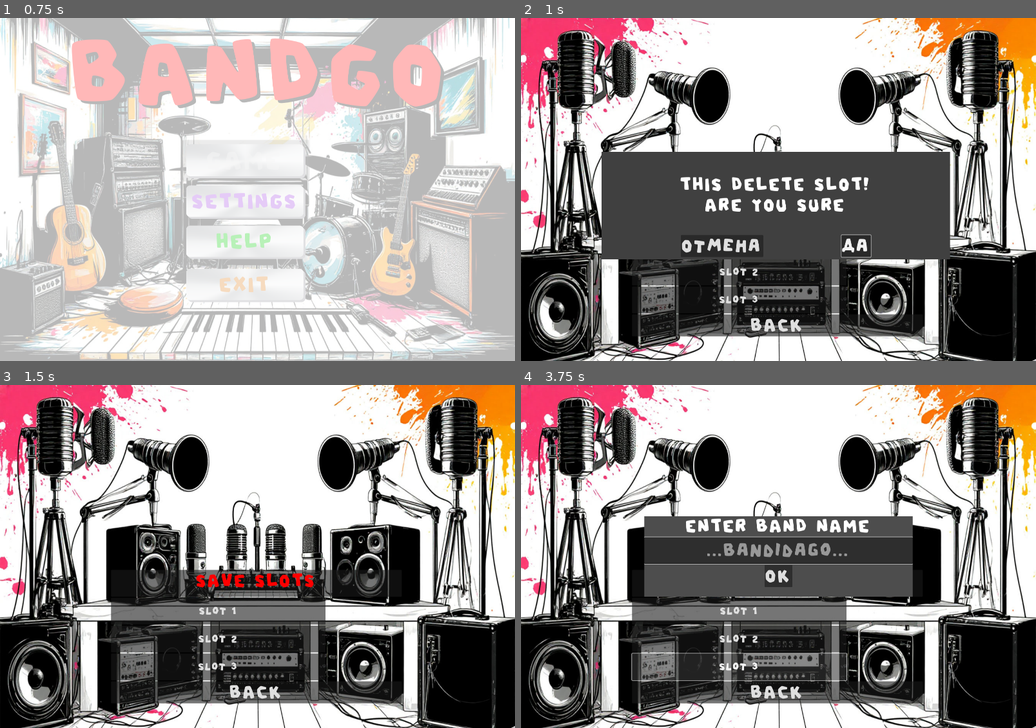
Above: before the commit, frames 1-4 (two rows, left to right).
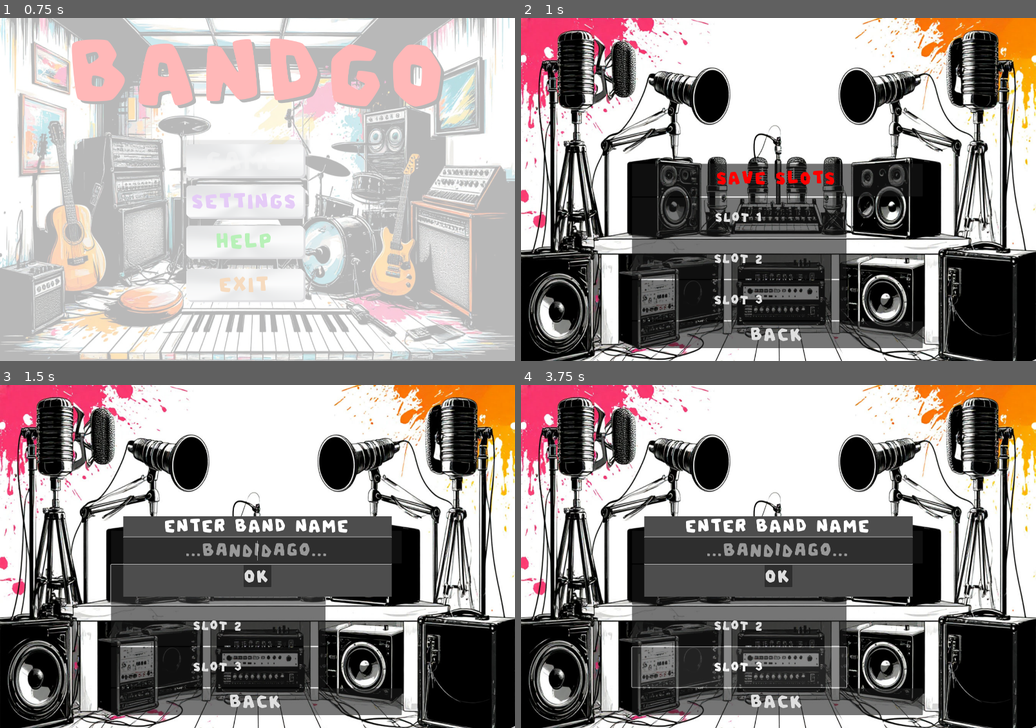
Above: after the commit, the same moments.

Repository: otumno/Bandgo
Game: Godot game, scene res://project/scenes/StartMenu.tscn
The game is run twice, just before and just after one commit, with the same random seed, the same clock (stepped at 60 frames per second) and the same inputs. Sound files missing from this copy of the repository are replaced by a short silence.
Inputs (mouse positions are in pixels of both pictures, inside the frame that each line leads up to):
- Up to frame 1 (0.75 s): click "GAME" at 0.5 s
- Up to frame 2 (1 s): no input
- Up to frame 3 (1.5 s): click "Slot 1" at 1.25 s
- Up to frame 4 (3.75 s): click "Slot 2" at 2 s; click (778, 549) at 2.77 s; type "Alex" at 2.85 s; click "Slot 3" at 3.5 s

Frame 1 is identical in both runs. In frame 2, 21% of the frame differs, in the area x 15-84%, y 39-97%; in frame 3, 14%; in frame 4, 3.6%.
Error before the commit: Parse Error: Member "confirmed" redefined (original in native class 'ConfirmationDialog') (res://project/scripts/ConfirmationDialog.gd:3)

Commit message:
Stable version

Diff:
--- a/project/scenes/Game.tscn
+++ b/project/scenes/Game.tscn
@@ -1,11 +1,16 @@
-[gd_scene load_steps=5 format=3 uid="uid://crxvqga1dtvbn"]
+[gd_scene load_steps=7 format=3 uid="uid://crxvqga1dtvbn"]
 
+[ext_resource type="Script" uid="uid://chnxutp3hdm6t" path="res://project/scripts/SceneAudioHandler.gd" id="1_cqeua"]
 [ext_resource type="Texture2D" uid="uid://cbweq7e7c7pcd" path="res://project/assets/textures/6f018d8a158211f0a4402e814483879f_1.jpg" id="1_kgxh5"]
+[ext_resource type="AudioStream" uid="uid://b4jjpfmqfkqyo" path="res://project/assets/sounds/exciting-news-rock-162214.mp3" id="2_twjpx"]
 [ext_resource type="Theme" uid="uid://3pqwyww8rrpc" path="res://project/themes/new_theme.tres" id="4_cqeua"]
 [ext_resource type="Script" uid="uid://dthlr8d31egeg" path="res://project/scripts/SceneTransitionButton.gd" id="5_twjpx"]
 [ext_resource type="AudioStream" uid="uid://b3frfc43b7rdu" path="res://project/assets/sounds/zapsplat_musical_guitar_acoustic_nylon_grab_neck_strings_002_56231.mp3" id="6_m7itv"]
 
 [node name="Game" type="Node2D"]
+script = ExtResource("1_cqeua")
+use_local_music = true
+local_music = ExtResource("2_twjpx")
 
 [node name="TextureRect" type="TextureRect" parent="."]
 offset_right = 1920.0
--- a/project/scenes/Settings.tscn
+++ b/project/scenes/Settings.tscn
@@ -1,10 +1,11 @@
-[gd_scene load_steps=6 format=3 uid="uid://ctmu7som52is8"]
+[gd_scene load_steps=7 format=3 uid="uid://ctmu7som52is8"]
 
 [ext_resource type="Script" uid="uid://chnxutp3hdm6t" path="res://project/scripts/SceneAudioHandler.gd" id="1_f4qhj"]
 [ext_resource type="Texture2D" uid="uid://bcyhrjy1j7hmr" path="res://project/assets/textures/1d71f10d158211f0a0f4d27cdd667232_1.jpg" id="1_tm1kl"]
 [ext_resource type="Script" uid="uid://c76uhy1vlvt8" path="res://project/scripts/PulsingBackground.gd" id="2_frogo"]
 [ext_resource type="Theme" uid="uid://3pqwyww8rrpc" path="res://project/themes/new_theme.tres" id="4_2rv71"]
 [ext_resource type="Script" uid="uid://dthlr8d31egeg" path="res://project/scripts/SceneTransitionButton.gd" id="5_dwab4"]
+[ext_resource type="AudioStream" uid="uid://b3frfc43b7rdu" path="res://project/assets/sounds/zapsplat_musical_guitar_acoustic_nylon_grab_neck_strings_002_56231.mp3" id="6_f4qhj"]
 
 [node name="Settimgs" type="Node2D"]
 script = ExtResource("1_f4qhj")
@@ -17,15 +18,20 @@
 bpm = 100
 beat_pattern = [false, true, true, true, true, false, true, true, true, false, true, true, true, false, true, true]
 max_scale = 1.01
+metadata/_edit_lock_ = true
 
-[node name="Button" type="Button" parent="TextureRect"]
-layout_mode = 0
+[node name="Button" type="Button" parent="."]
+custom_minimum_size = Vector2(319.695, 150)
 offset_left = 802.0
 offset_top = 1064.0
-offset_right = 985.0
+offset_right = 1008.0
 offset_bottom = 1163.0
 theme = ExtResource("4_2rv71")
 action_mode = 0
 text = "BACK"
 script = ExtResource("5_dwab4")
+target_scene_path = "uid://drwceegmg3f64"
+transition_sound = ExtResource("6_f4qhj")
+transition_duration = 0.3
+fade_color = Color(1, 1, 1, 1)
 metadata/_edit_use_anchors_ = true
--- a/project/scenes/SlotSelection.tscn
+++ b/project/scenes/SlotSelection.tscn
@@ -39,20 +39,21 @@
 unique_name_in_owner = true
 layout_mode = 0
 offset_left = 414.0
-offset_top = 690.0
+offset_top = 544.0
 offset_right = 1498.0
 offset_bottom = 1202.0
 script = ExtResource("4_vuudk")
 
 [node name="Panel" type="Panel" parent="SlotManager/SlotUI"]
-custom_minimum_size = Vector2(0, 100)
+custom_minimum_size = Vector2(0, 122.045)
 layout_mode = 2
 
 [node name="Title" type="Label" parent="SlotManager/SlotUI/Panel"]
 layout_mode = 2
-offset_top = 4.0
-offset_right = 1083.0
-offset_bottom = 78.0
+offset_left = 0.085
+offset_top = 17.395
+offset_right = 1083.08
+offset_bottom = 91.395
 theme = ExtResource("3_da7fl")
 theme_override_colors/font_color = Color(1, 0, 0, 1)
 text = "SAVE SLOTS"
@@ -61,62 +62,66 @@
 
 [node name="HBoxContainer" type="HBoxContainer" parent="SlotManager/SlotUI"]
 unique_name_in_owner = true
+custom_minimum_size = Vector2(0, 150)
+layout_mode = 2
+
+[node name="Slot1Button" type="Button" parent="SlotManager/SlotUI/HBoxContainer"]
+unique_name_in_owner = true
+custom_minimum_size = Vector2(800, 0)
+layout_mode = 2
+theme = ExtResource("3_da7fl")
+theme_override_font_sizes/font_size = 50
+
+[node name="DeleteSlot1" type="Button" parent="SlotManager/SlotUI/HBoxContainer"]
+unique_name_in_owner = true
+custom_minimum_size = Vector2(280, 0)
+layout_mode = 2
+theme = ExtResource("3_da7fl")
+theme_override_font_sizes/font_size = 50
+text = "DELETE"
+
+[node name="HBoxContainer2" type="HBoxContainer" parent="SlotManager/SlotUI"]
+unique_name_in_owner = true
+custom_minimum_size = Vector2(0, 150)
+layout_mode = 2
+
+[node name="Slot2Button" type="Button" parent="SlotManager/SlotUI/HBoxContainer2"]
+unique_name_in_owner = true
+custom_minimum_size = Vector2(800, 0)
+layout_mode = 2
+theme = ExtResource("3_da7fl")
+theme_override_font_sizes/font_size = 50
+
+[node name="DeleteSlot2" type="Button" parent="SlotManager/SlotUI/HBoxContainer2"]
+unique_name_in_owner = true
+custom_minimum_size = Vector2(280, 0)
+layout_mode = 2
+theme = ExtResource("3_da7fl")
+theme_override_font_sizes/font_size = 50
+text = "DELETE"
+
+[node name="HBoxContainer3" type="HBoxContainer" parent="SlotManager/SlotUI"]
+unique_name_in_owner = true
+custom_minimum_size = Vector2(0, 150)
+layout_mode = 2
+
+[node name="Slot3Button" type="Button" parent="SlotManager/SlotUI/HBoxContainer3"]
+unique_name_in_owner = true
+custom_minimum_size = Vector2(800, 0)
+layout_mode = 2
+theme = ExtResource("3_da7fl")
+theme_override_font_sizes/font_size = 50
+
+[node name="DeleteSlot3" type="Button" parent="SlotManager/SlotUI/HBoxContainer3"]
+unique_name_in_owner = true
+custom_minimum_size = Vector2(280, 0)
+layout_mode = 2
+theme = ExtResource("3_da7fl")
+theme_override_font_sizes/font_size = 50
+text = "DELETE"
+
+[node name="BackButton" type="Button" parent="SlotManager/SlotUI"]
 custom_minimum_size = Vector2(0, 100)
-layout_mode = 2
-
-[node name="Slot1Button" type="Button" parent="SlotManager/SlotUI/HBoxContainer"]
-unique_name_in_owner = true
-custom_minimum_size = Vector2(800, 0)
-layout_mode = 2
-theme = ExtResource("3_da7fl")
-theme_override_font_sizes/font_size = 40
-
-[node name="DeleteSlot1" type="Button" parent="SlotManager/SlotUI/HBoxContainer"]
-unique_name_in_owner = true
-custom_minimum_size = Vector2(280, 0)
-layout_mode = 2
-theme = ExtResource("3_da7fl")
-theme_override_font_sizes/font_size = 40
-
-[node name="HBoxContainer2" type="HBoxContainer" parent="SlotManager/SlotUI"]
-unique_name_in_owner = true
-custom_minimum_size = Vector2(0, 100)
-layout_mode = 2
-
-[node name="Slot2Button" type="Button" parent="SlotManager/SlotUI/HBoxContainer2"]
-unique_name_in_owner = true
-custom_minimum_size = Vector2(800, 0)
-layout_mode = 2
-theme = ExtResource("3_da7fl")
-theme_override_font_sizes/font_size = 40
-
-[node name="DeleteSlot2" type="Button" parent="SlotManager/SlotUI/HBoxContainer2"]
-unique_name_in_owner = true
-custom_minimum_size = Vector2(280, 0)
-layout_mode = 2
-theme = ExtResource("3_da7fl")
-theme_override_font_sizes/font_size = 40
-
-[node name="HBoxContainer3" type="HBoxContainer" parent="SlotManager/SlotUI"]
-unique_name_in_owner = true
-custom_minimum_size = Vector2(0, 100)
-layout_mode = 2
-
-[node name="Slot3Button" type="Button" parent="SlotManager/SlotUI/HBoxContainer3"]
-unique_name_in_owner = true
-custom_minimum_size = Vector2(800, 0)
-layout_mode = 2
-theme = ExtResource("3_da7fl")
-theme_override_font_sizes/font_size = 40
-
-[node name="DeleteSlot3" type="Button" parent="SlotManager/SlotUI/HBoxContainer3"]
-unique_name_in_owner = true
-custom_minimum_size = Vector2(280, 0)
-layout_mode = 2
-theme = ExtResource("3_da7fl")
-theme_override_font_sizes/font_size = 40
-
-[node name="BackButton" type="Button" parent="SlotManager/SlotUI"]
 layout_mode = 2
 theme = ExtResource("3_da7fl")
 action_mode = 0
@@ -130,9 +135,8 @@
 
 [node name="ConfirmDialog" type="ConfirmationDialog" parent="SlotManager"]
 unique_name_in_owner = true
-position = Vector2i(300, 500)
+position = Vector2i(325, 410)
 size = Vector2i(1300, 400)
-visible = true
 borderless = true
 theme = ExtResource("3_da7fl")
 script = ExtResource("7_776cj")
--- a/project/scripts/ConfirmationDialog.gd
+++ b/project/scripts/ConfirmationDialog.gd
@@ -1,22 +1,28 @@
 extends ConfirmationDialog
 
-signal confirmed
+# Переименованный сигнал, чтобы избежать конфликта с родительским классом
+signal confirmation_accepted
 
 func _ready() -> void:
 	# Настройка диалога
 	dialog_autowrap = true
 	get_label().horizontal_alignment = HORIZONTAL_ALIGNMENT_CENTER
 
+	# Настройка текста кнопок
+	get_ok_button().text = "Подтвердить"
+	get_cancel_button().text = "Отмена"
+
 	# Подключаем сигналы кнопок
 	confirmed.connect(_on_confirmed)
-	cancel_button.pressed.connect(_on_cancel_pressed)
+	get_cancel_button().pressed.connect(_on_cancel_pressed)
 
 func show_confirmation(message: String) -> void:
 	dialog_text = message
 	popup_centered()
 
 func _on_confirmed() -> void:
-	confirmed.emit()
+	# Испускаем наш кастомный сигнал
+	confirmation_accepted.emit()
 	hide()
 
 func _on_cancel_pressed() -> void:
